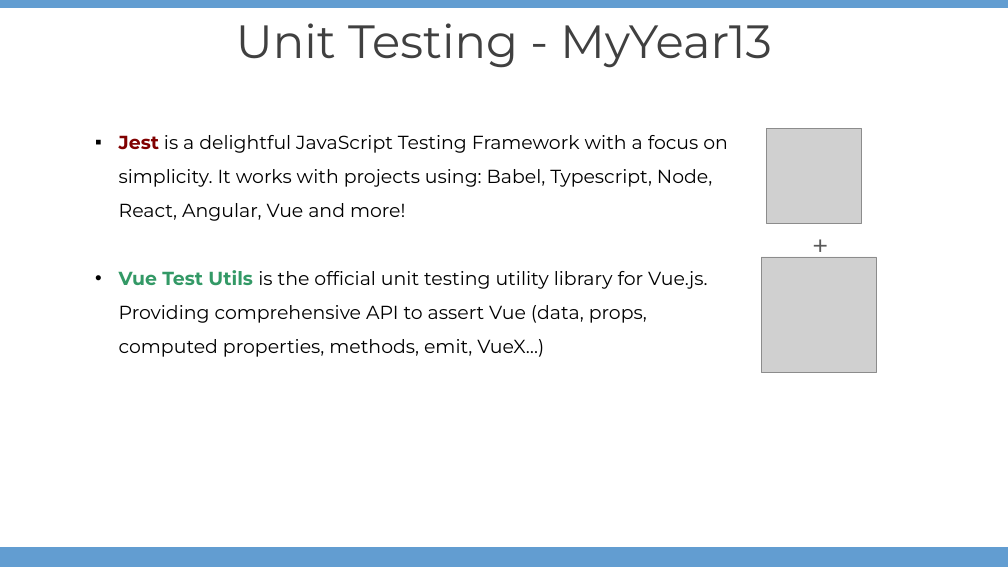
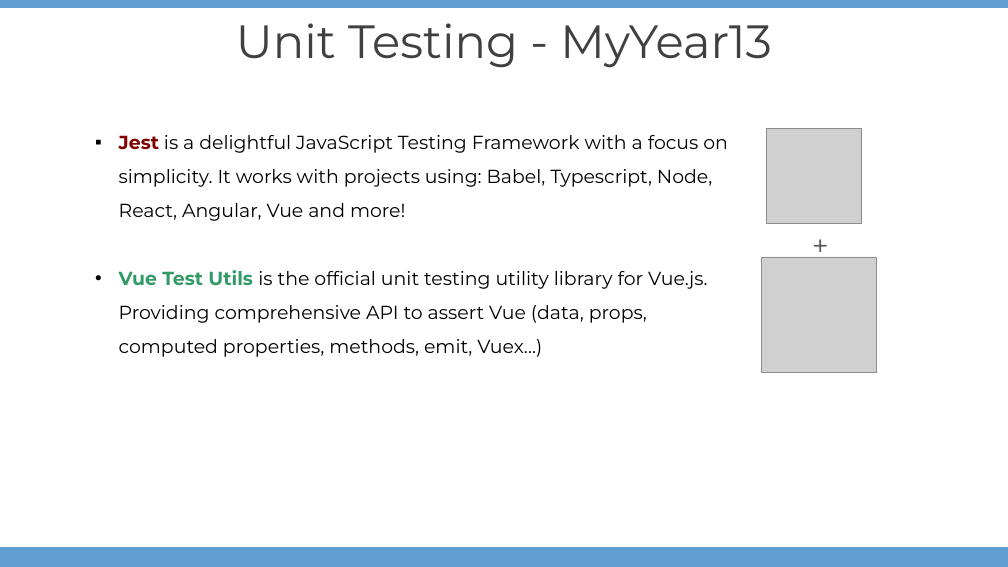
Before and after one commit to Dafreak99/Vue-TDD, a slide deck: slide 1 of Unit Testing.pptx. Drawn at 1008x567 pixels with LibreOffice and Linux fonts; fonts in the diff are those of the drawing; grey boxes stand for pictures; background and template pictures are left out. Boxes give left, top, right and bottom in pixels: in the first picture for what was removed or moved away, otherwise in the second. Text is boxed around its words. In the diff, an @@ line names an element or a change of style, - is before the commit and + after.

```diff
--- a/Unit Testing.pptx
+++ b/Unit Testing.pptx
@@ text at box(119, 270, 707, 357): text changed @@
-• Vue Test Utils is the official unit testing utility library for Vue.js. Providing comprehensive API to assert Vue (data, props, computed properties, methods, emit, VueX…)
+• Vue Test Utils is the official unit testing utility library for Vue.js. Providing comprehensive API to assert Vue (data, props, computed properties, methods, emit, Vuex…)
```
Also in this commit, not shown: 2 other slides changed, 6 other files.
